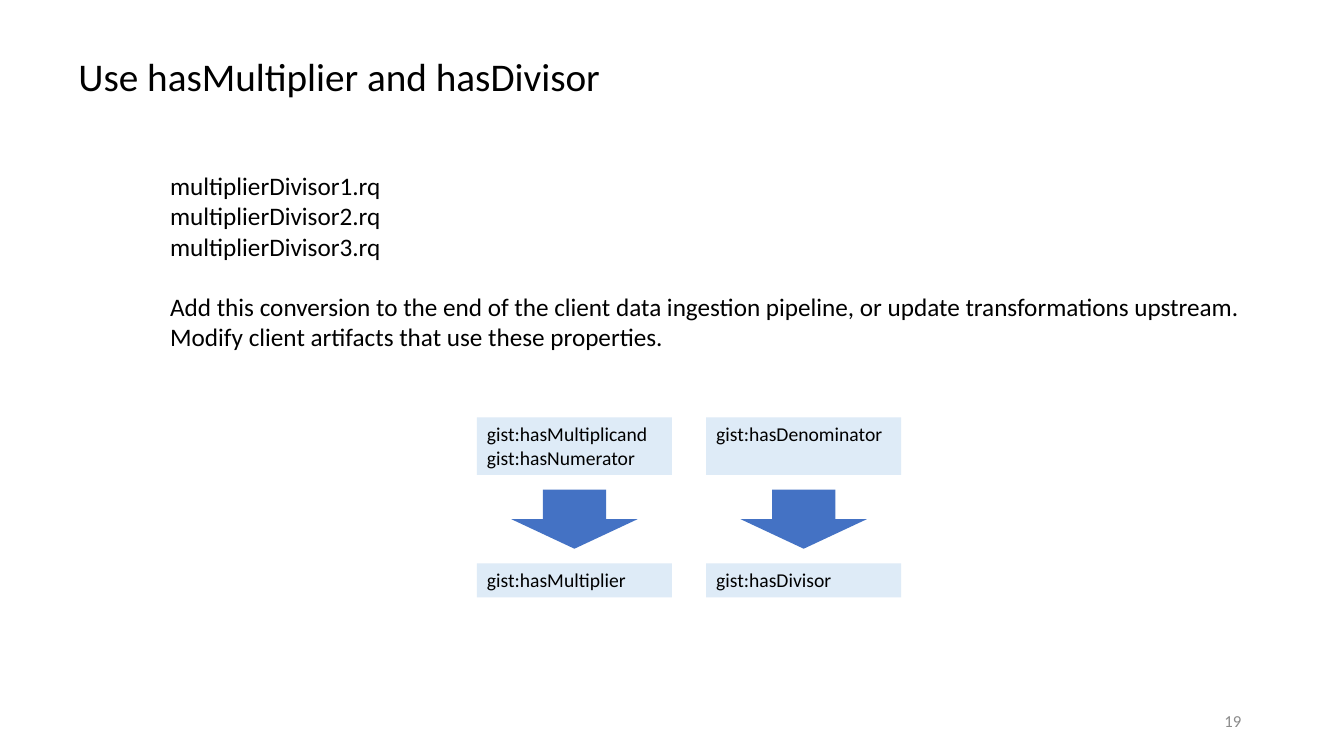
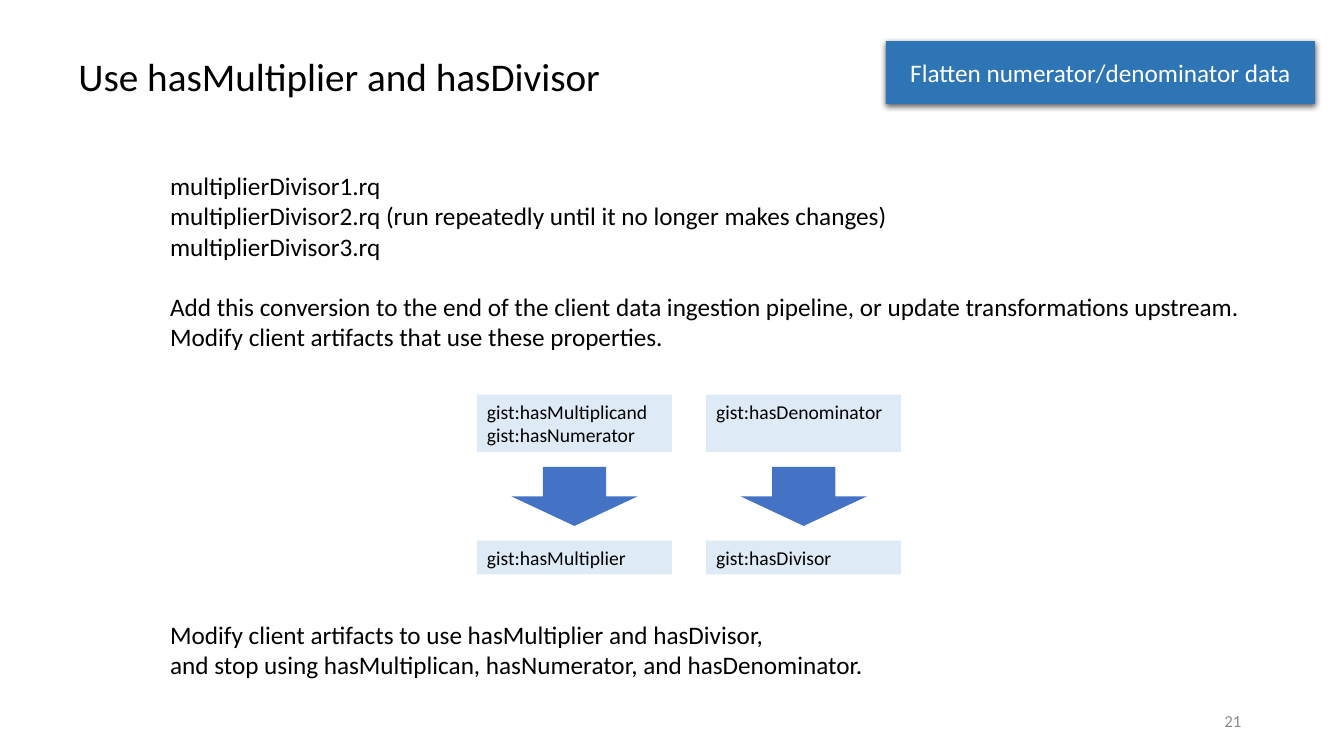
Before and after one commit to semanticarts/gist, a slide deck: slide 21 of migration/v13.0/uomDataConversion.pptx (slide 19 before the commit). Drawn at 1344x756 pixels with LibreOffice and Linux fonts; fonts in the diff are those of the drawing. Boxes give left, top, right and bottom in pixels: in the first picture for what was removed or moved away, otherwise in the second. Text is boxed around its words. In the diff, an @@ line names an element or a change of style, - is before the commit and + after.

Commit message:
updated document for data conversion

```diff
--- a/migration/v13.0/uomDataConversion.pptx
+++ b/migration/v13.0/uomDataConversion.pptx
@@ rectangle added at (886,41,1316,104), fill #2E75B6, 18 pt, text #FFFFFF @@
+Flatten numerator/denominator data
@@ text at (170,206,886,230): text changed @@
-multiplierDivisor2.rq
+multiplierDivisor2.rq (run repeatedly until it no longer makes changes)
@@ 4 rectangles, 2 down arrows: place and size @@
-4 rectangles, 2 down arrows at (477,417,902,598)
+4 rectangles, 2 down arrows at (477,394,902,575)
@@ text added at (170,626,863,679), 18 pt, text #000000 @@
+Modify client artifacts to use hasMultiplier and hasDivisor,
+and stop using hasMultiplican, hasNumerator, and hasDenominator.
@@ page number at (1224,716,1241,727): text changed @@
-19
+21
```
Also in this commit, not shown: 15 other slides changed, 9 slides added, 4 slides removed.
